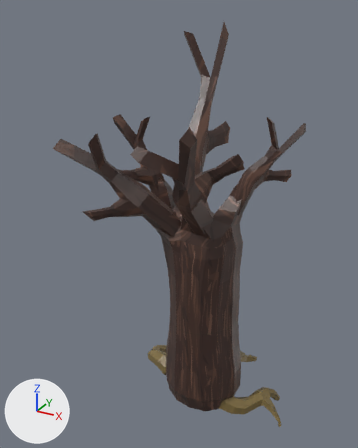
What one commit did to the FBX model Assets/Assets/Meshes/Misc_Meshes/Tree Bridge.fbx.
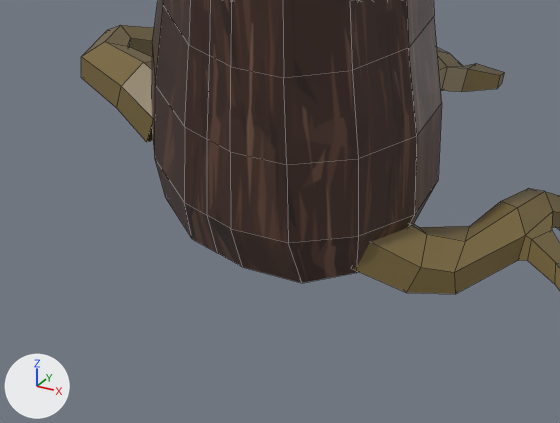
There are two pictures of each version: one whole from a 50 mm lens placed at (0.0338, -0.0688, 0.0728), pointed at (-0.0055, 0.0027, 0.037), one close up on the part from 35% to 76% of the width and 76% to 100% of the height. Arrows for +X, +Y and +Z are at lower left; the lights stay in place. The close-ups show mesh edges as thin lines. Where no turn or scale is listed for an object, it has been applied to the vertices.

The first close-up shows 'Main_Log', 'Roots'.
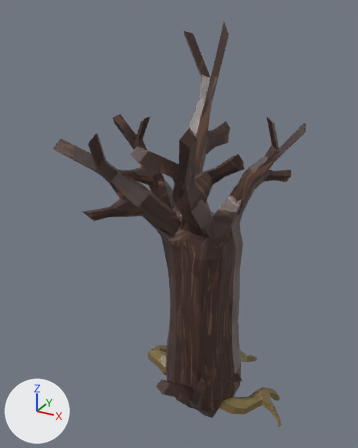
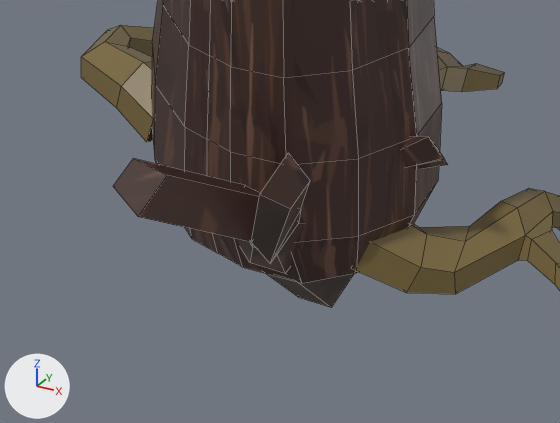
The edits, one by one:
Mesh me_mesh_005 is new.
It has 68 vertices, 66 faces and spans x -0.0025..0.009, y -0.0164..0.0003, z 0.0382..0.059.
It uses material mat_standardsurface2 (picture img_finished_grasslands_png).
Object 'Twig' (ob_twig) is new; it shows me_mesh_005.
Its location is (0.0, 0.00503, -0.04288).

Where the change shows, as pixel boxes [x1, y1, x2, y2] in the close-ups (560 x 423 px):
'Twig', added: after [113, 136, 448, 307]
